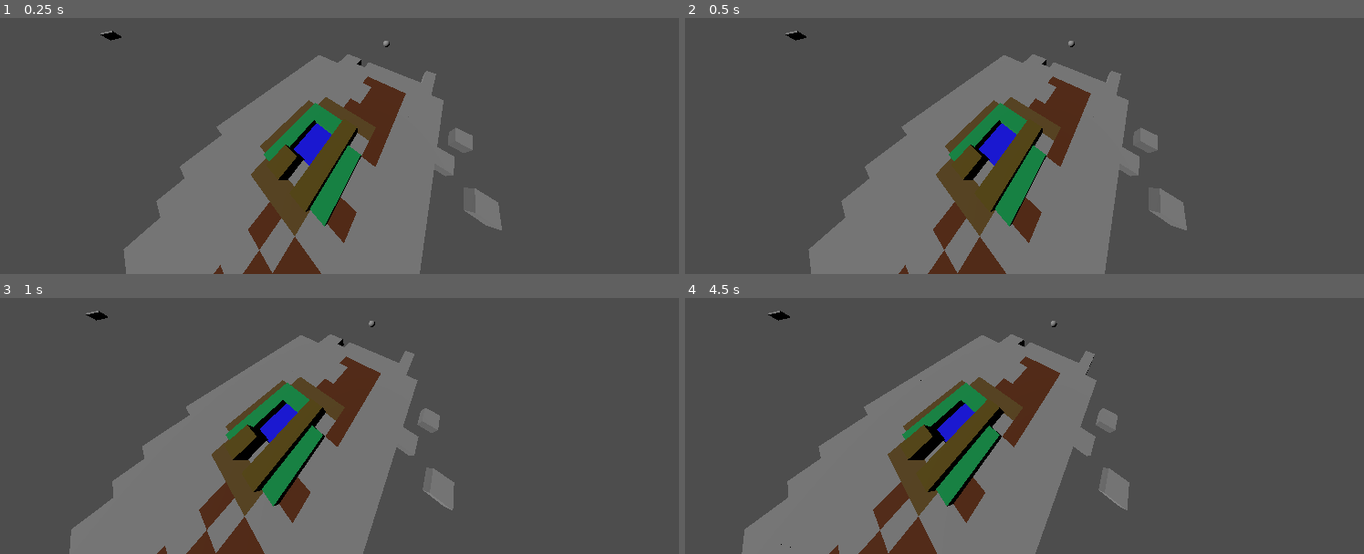
Above: before the commit, frames 1-4 (two rows, left to right).
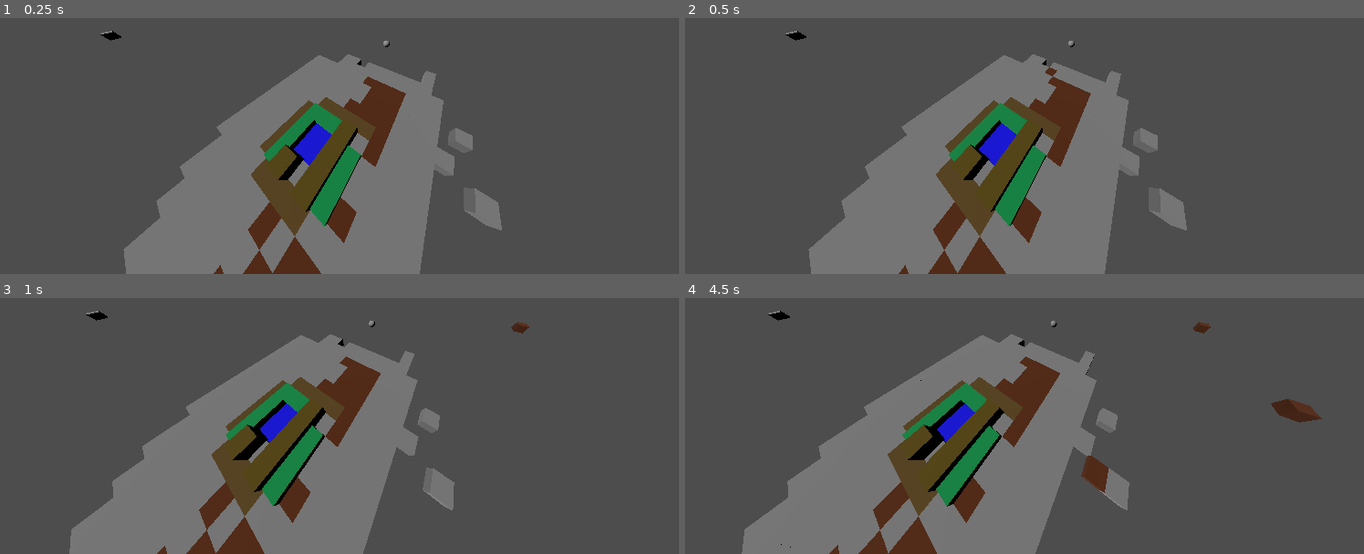
Above: after the commit, the same moments.

Repository: 100-Devs-1-Game/AsteroidFarming
Game: Godot game, scene res://scenes/main_scene.tscn
The game is run twice, just before and just after one commit, with the same random seed, the same clock (stepped at 60 frames per second) and the same inputs.
Inputs (mouse positions are in pixels of both pictures, inside the frame that each line leads up to):
- Up to frame 1 (0.25 s): no input
- Up to frame 2 (0.5 s): no input
- Up to frame 3 (1 s): tap Enter at 0.5 s; move the mouse to (522, 328) at 0.52 s; hold D (move_right) from 0.53 s (still down); click (522, 328) at 0.67 s
- Up to frame 4 (4.5 s): move the mouse to (902, 369) at 1.27 s; release D (move_right) at 1.28 s; hold S (move_back) 1.28-2.03 s; move the mouse to (outside the picture) at 2.02 s; hold D (move_right) 2.03-2.78 s; move the mouse to (1010, 431) at 2.77 s; hold W (move_forward) 2.78-3.53 s; click (1010, 431) at 2.92 s; move the mouse to (1268, 410) at 3.52 s; hold A (move_left) from 3.53 s (still down); move the mouse to (outside the picture) at 4.27 s

Frame 1 is identical in both runs. In frame 2, less than 0.1% of the frame differs, in the area x 53-55%, y 19-23%; in frame 3, less than 0.1%; in frame 4, 0.8%, in the area x 58-94%, y 9-77%.

Commit message:
adjusted interactivity a bit
preparing to reimplement automatic random events

Diff:
--- a/src/scenes/farm.gd
+++ b/src/scenes/farm.gd
@@ -2,10 +2,20 @@
 
 
 var cur_coords:=Vector3i.UP*9001
-var cur_stored:=-1
+var cur_stored:bool=false
+
+@export var true_gridmap:GridMap
 # Called when the node enters the scene tree for the first time.
 func _ready() -> void:
-	pass # Replace with function body.
+	if not true_gridmap:
+		true_gridmap=$TrueGridMap
+	assert(true_gridmap)
+	true_gridmap.hide()
+	self.clear()
+	for coords in true_gridmap.get_used_cells():
+		var value:=true_gridmap.get_cell_item(coords)
+		var orientation:=true_gridmap.get_cell_item_orientation(coords)
+		self.set_cell_item(coords,value,orientation)
 
 
 # Called every frame. 'delta' is the elapsed time since the previous frame.
@@ -14,20 +24,27 @@
 
 func interact(position:Vector3,click:bool):
 	var cell_coords:=self.local_to_map(self.to_local(position))
-	var cell_value:=self.get_cell_item(cell_coords)
+	var cell_value:=true_gridmap.get_cell_item(cell_coords)
 	if click:
-		pass
+		var change=determine_change(cur_coords)
+		self.true_gridmap.set_cell_item(cur_coords,change)
+		toggle_hide()
+		toggle_hide()
 	else:
-		if cur_stored!=-1 and cell_coords!=cur_coords:
+		if cur_stored and cell_coords!=cur_coords:
 			toggle_hide()
 			cur_coords=cell_coords
 			toggle_hide()
 		cur_coords=cell_coords
 
 func toggle_hide():
-	if cur_stored==-1:
-		cur_stored=self.get_cell_item(cur_coords)
-		self.set_cell_item(cur_coords,-1)
-		return
-	self.set_cell_item(cur_coords,cur_stored)
-	cur_stored=-1
+	var change:int=-1
+	if cur_stored:
+		change=true_gridmap.get_cell_item(cur_coords)
+	else:
+		change=determine_change(cur_coords)
+	self.set_cell_item(cur_coords,change)
+	cur_stored=not cur_stored
+
+func determine_change(cell:Vector3i)->int:
+	return 1
--- a/src/scenes/main_scene.tscn
+++ b/src/scenes/main_scene.tscn
@@ -24,10 +24,16 @@
 [node name="GridMap" type="GridMap" parent="."]
 mesh_library = ExtResource("1_w2twt")
 cell_size = Vector3(1, 1, 1)
+script = ExtResource("3_7ykc4")
+metadata/_editor_floor_ = Vector3(0, 0, 0)
+
+[node name="TrueGridMap" type="GridMap" parent="GridMap"]
+visible = false
+mesh_library = ExtResource("1_w2twt")
+cell_size = Vector3(1, 1, 1)
 data = {
 "cells": PackedInt32Array(0, 65535, 1, 65535, 1, 4, 65535, 4, 5, 65535, 2, 2, 65535, 3, 2, 0, 3, 2, 0, 4, 0, 1, 4, 5, 1 …(2576 unchanged characters)…
 }
-script = ExtResource("3_7ykc4")
 metadata/_editor_floor_ = Vector3(0, 0, 0)
 
 [node name="Timer" type="Timer" parent="GridMap"]
